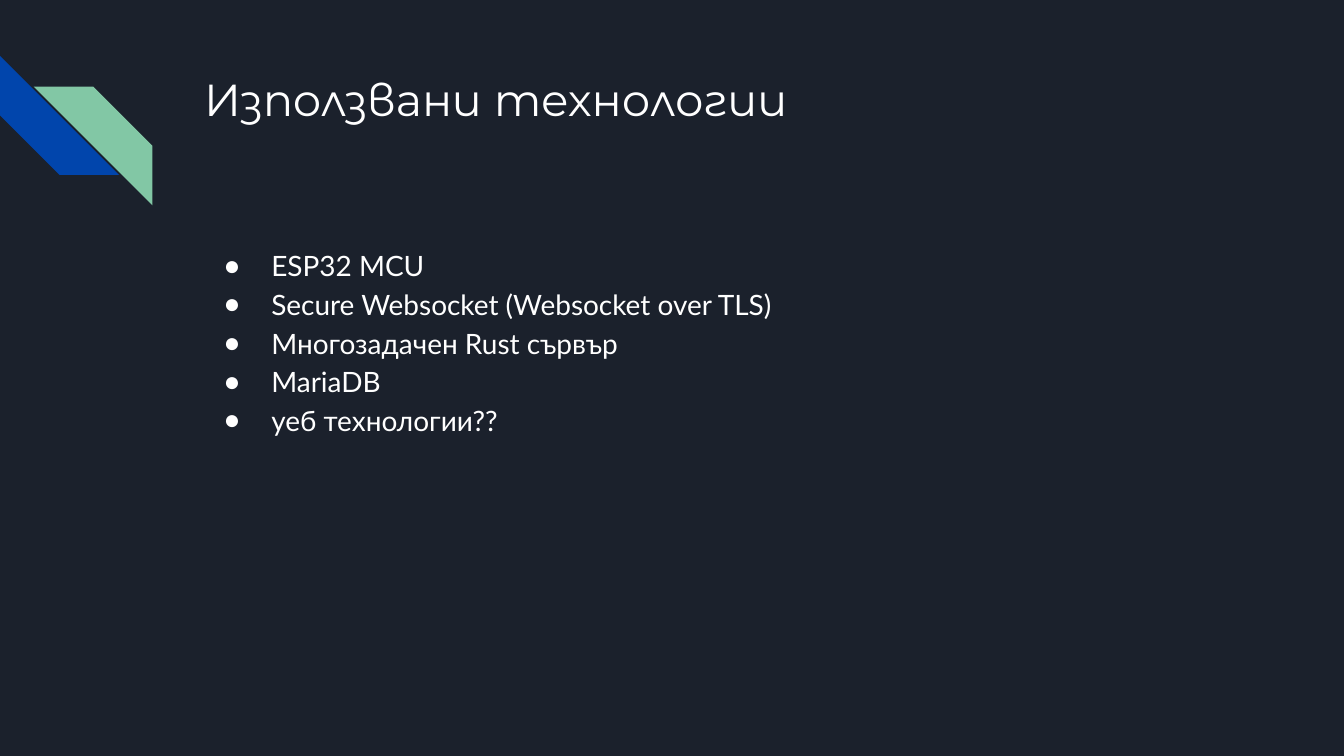
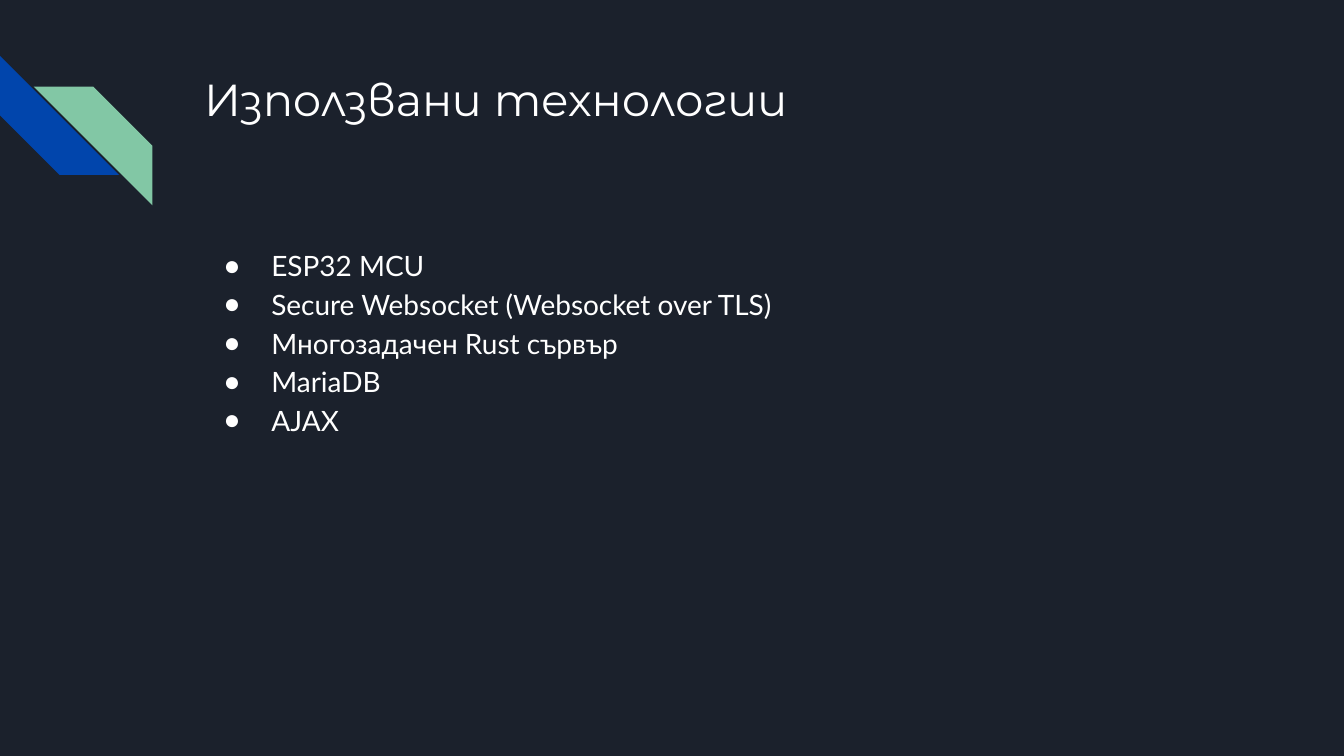
Before and after one commit to Ivan-Stefanov-513/21_Poslednite_InnoAir, a slide deck: slide 7 of Presentation/Последните - InnoAir Challenge.pptx. Drawn at 1344x756 pixels with LibreOffice and Linux fonts; fonts in the diff are those of the drawing. Boxes give left, top, right and bottom in pixels: in the first picture for what was removed or moved away, otherwise in the second. Text is boxed around its words. In the diff, an @@ line names an element or a change of style, - is before the commit and + after.

```diff
--- a/Presentation/Последните - InnoAir Challenge.pptx
+++ b/Presentation/Последните - InnoAir Challenge.pptx
@@ text at box(271, 411, 339, 432): text changed @@
-● уеб технологии??
+● AJAX
```
